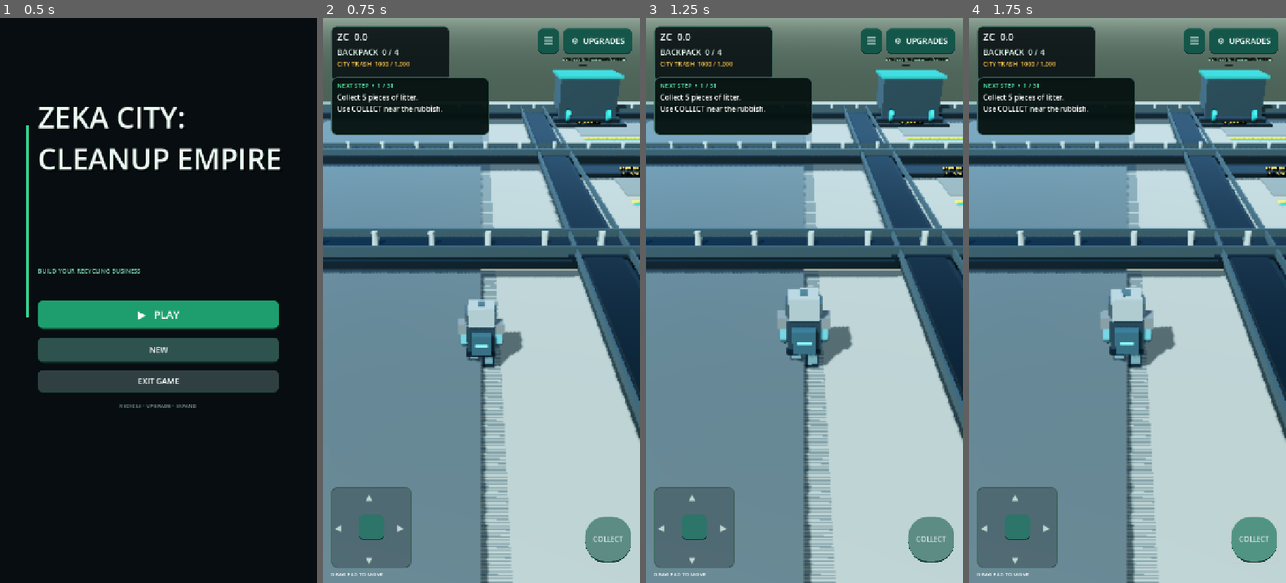
Above: before the commit, frames 1-4 (left to right).
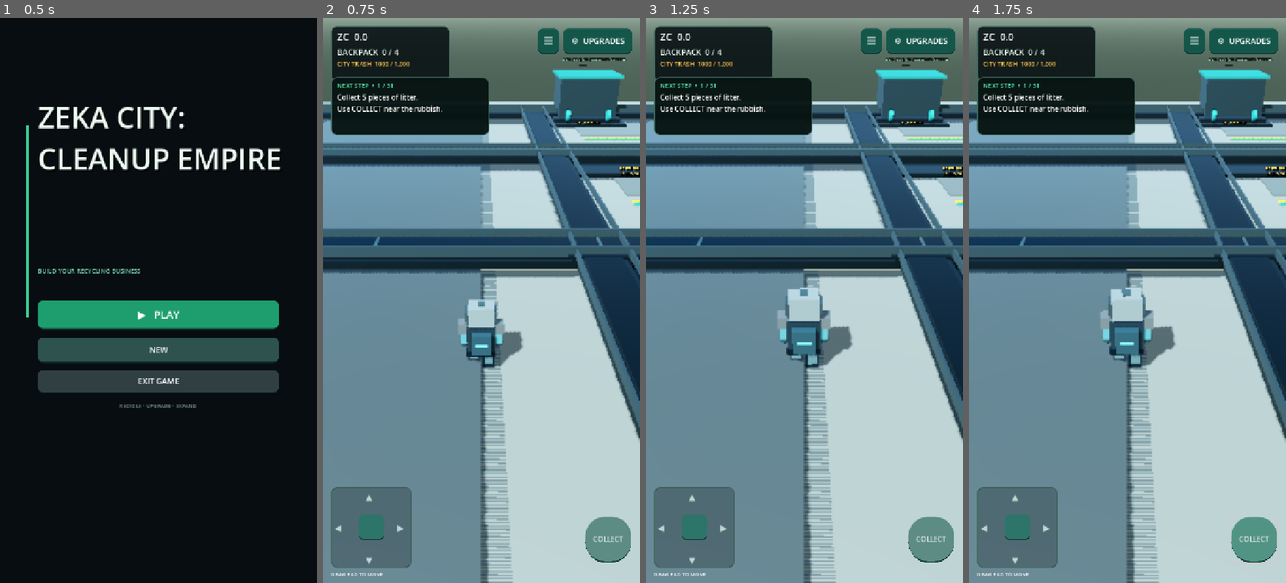
Above: after the commit, the same moments.

Repository: zekainstabot/trash-empire
Game: Godot game, scene res://Scenes/Main.tscn
Two runs of this game, one before a commit and one after it. Both use one fixed random seed, a clock stepped at 60 frames per second and the inputs below.
Inputs:
- Up to frame 1 (0.5 s): no input
- Up to frame 2 (0.75 s): click "▶ PLAY" at 0.5 s
- Up to frame 3 (1.25 s): no input
- Up to frame 4 (1.75 s): click "COLLECT" at 1.25 s

Frame 1 is identical in both runs. In frame 2, 0.5% of the frame differs, in the area x 7-98%, y 15-41%; in frame 3, 0.5%; in frame 4, 0.5%.

Commit message:
Fix conveyor rollers sticking out vertically

Diff:
--- a/Scripts/main.gd
+++ b/Scripts/main.gd
@@ -4111,7 +4111,8 @@
 	var roller_count := 40
 	for roller_i in range(roller_count):
 		var roller_x := start_x + float(roller_i) * belt_length / float(roller_count - 1)
-		_cylinder("FactoryMainConveyorRoller%d" % row, Vector3(roller_x, 0.89, z), 0.10, 1.18, Color(0.42, 0.48, 0.49), false)
+		var roller := _cylinder("FactoryMainConveyorRoller%d" % row, Vector3(roller_x, 0.89, z), 0.045, 1.18, Color(0.12, 0.16, 0.17), false)
+		roller.rotation_degrees.x = 90.0
 		if roller_i % 4 == 0:
 			_box("FactoryMainConveyorCleat%d" % row, Vector3(roller_x, 1.005, z), Vector3(0.10, 0.035, 1.10), Color(0.20, 0.27, 0.28), false)
 
